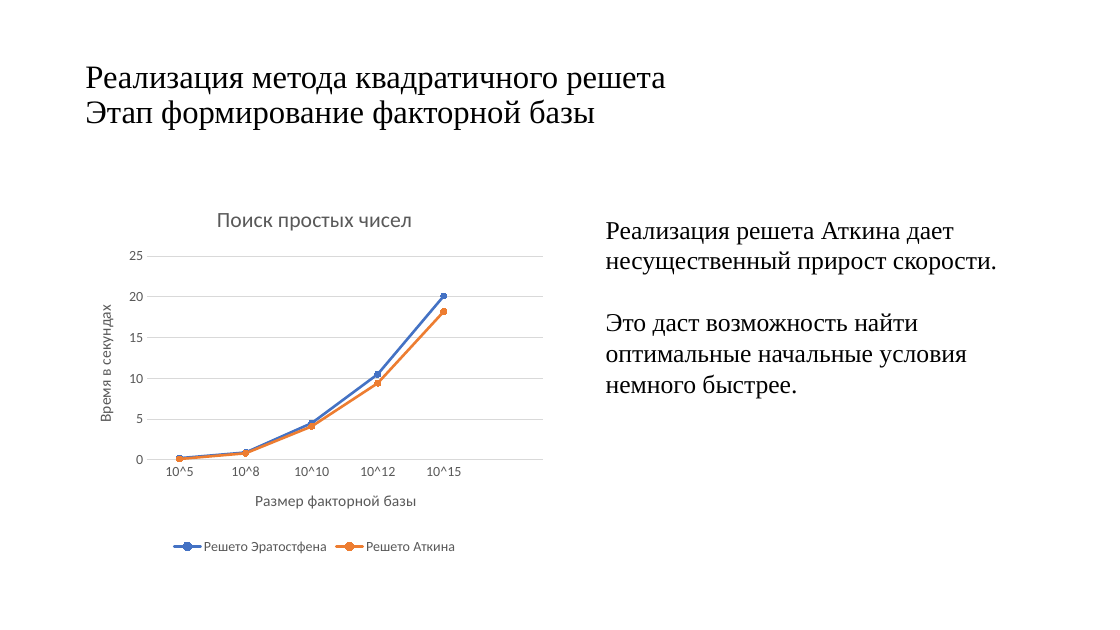
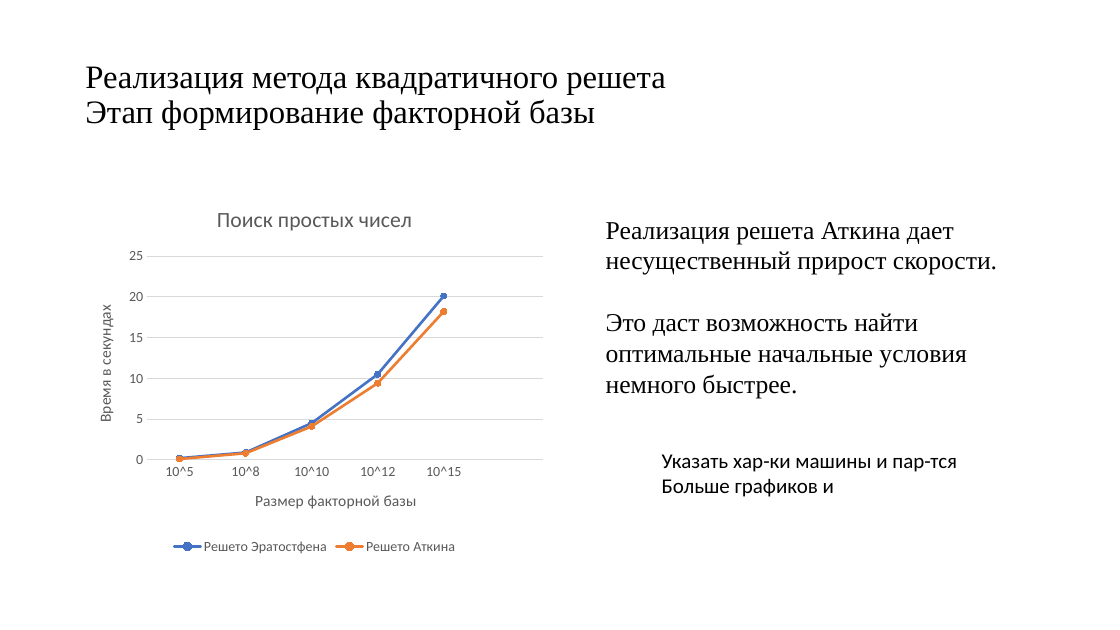
Before and after one commit to pagamov/VKR, a slide deck: slide 4 of Гамов Павел Чтения.pptx. Drawn at 1120x630 pixels with LibreOffice and Linux fonts; fonts in the diff are those of the drawing. Boxes give left, top, right and bottom in pixels: in the first picture for what was removed or moved away, otherwise in the second. Text is boxed around its words. In the diff, an @@ line names an element or a change of style, - is before the commit and + after.

```diff
--- a/Гамов Павел Чтения.pptx
+++ b/Гамов Павел Чтения.pptx
@@ text added at (662, 454, 957, 497), 18 pt, text #000000 @@
+Указать хар-ки машины и пар-тся
+Больше графиков и
```
Also in this commit, not shown: 5 other slides changed.
